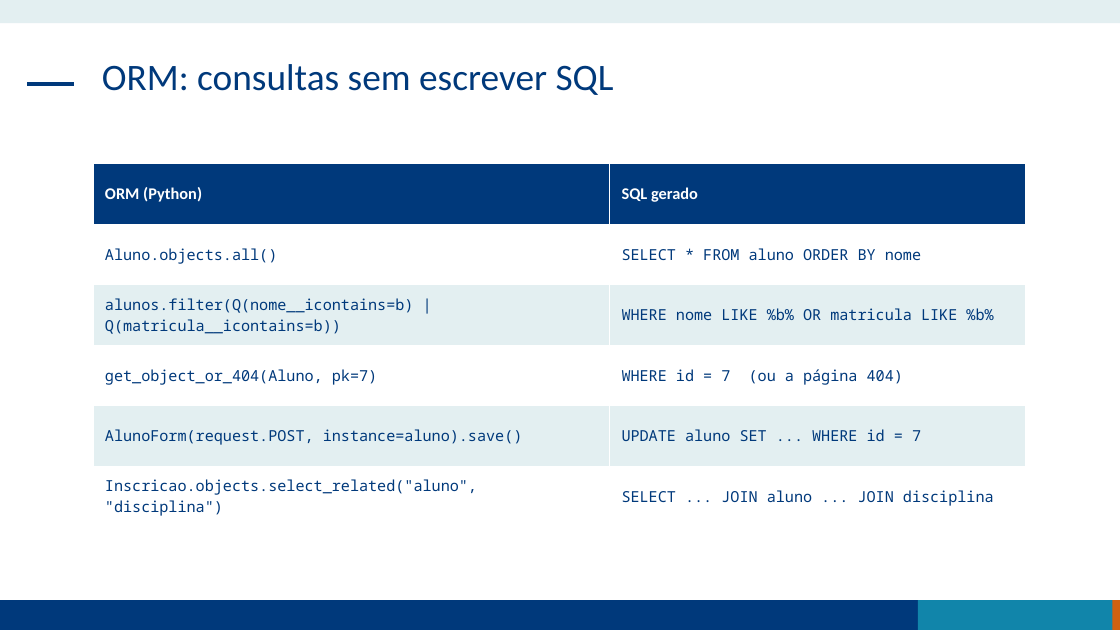
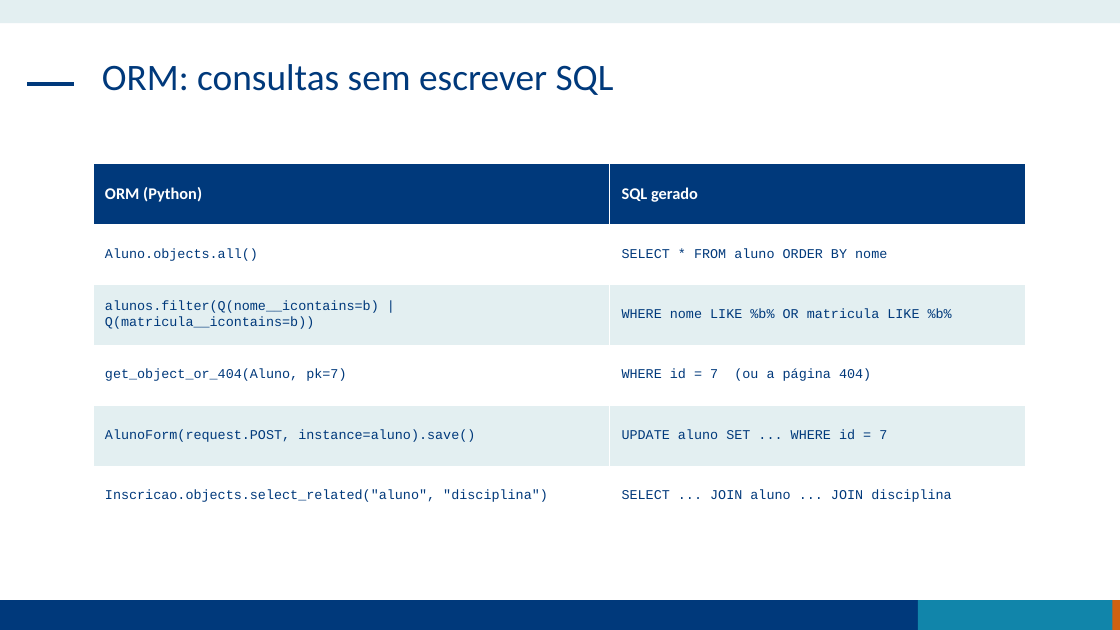
Before and after one commit to maxwalves/projetoPython, a slide deck: slide 15 of Desenvolvimento Rapido de Aplicacoes em Python.pptx (slide 14 before the commit). Drawn at 1120x630 pixels with LibreOffice and Linux fonts; fonts in the diff are those of the drawing. Boxes give left, top, right and bottom in pixels: in the first picture for what was removed or moved away, otherwise in the second. Text is boxed around its words. In the diff, an @@ line names an element or a change of style, - is before the commit and + after.

```diff
--- a/Desenvolvimento Rapido de Aplicacoes em Python.pptx
+++ b/Desenvolvimento Rapido de Aplicacoes em Python.pptx
@@ table at [93,164,1026,527] @@
@@ size 13 to 11.5 pt, font Noto Sans Mono to Courier New @@
```
Also in this commit, not shown: 20 other slides changed, 2 slides added, 3 other files.
